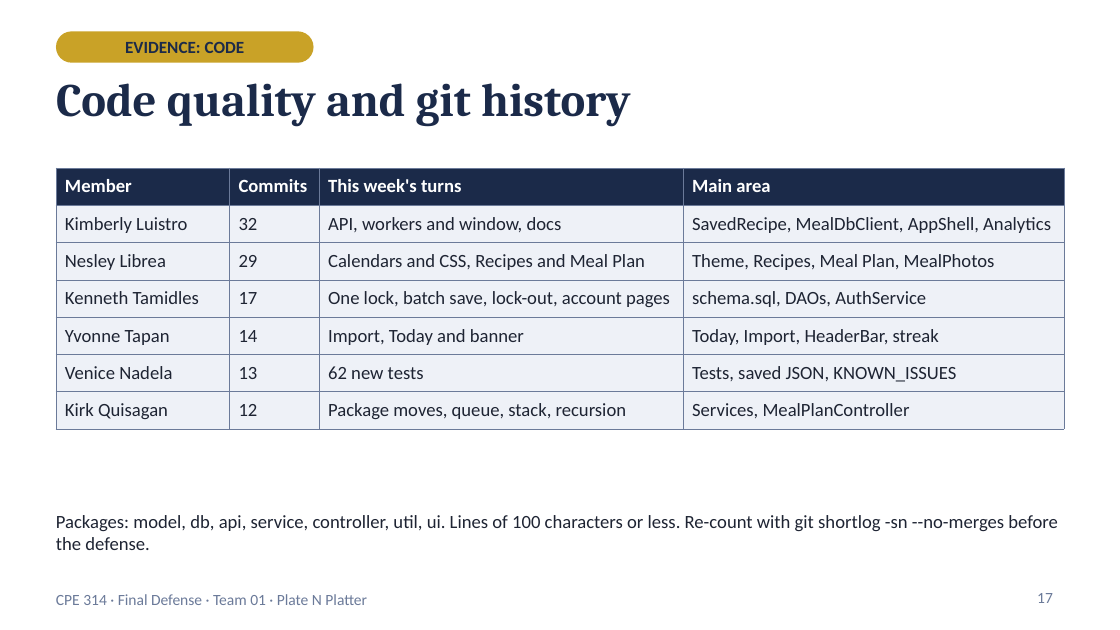
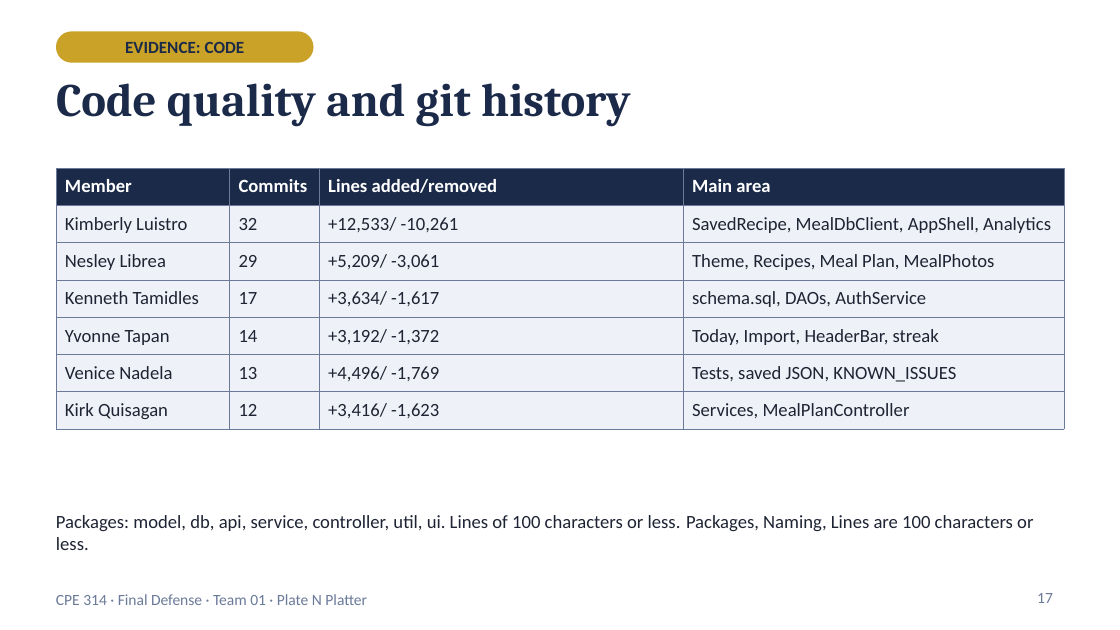
Before and after one commit to Kimonooo/cpe314-69167-capstoneteam-Meal_plannerGroup1, a slide deck: slide 17 of docs/PlateNPlatter_Final_Defense.pptx. Drawn at 1120x630 pixels with LibreOffice and Linux fonts; fonts in the diff are those of the drawing. Boxes give left, top, right and bottom in pixels: in the first picture for what was removed or moved away, otherwise in the second. Text is boxed around its words. In the diff, an @@ line names an element or a change of style, - is before the commit and + after.

```diff
--- a/docs/PlateNPlatter_Final_Defense.pptx
+++ b/docs/PlateNPlatter_Final_Defense.pptx
@@ table at bbox=[56, 168, 1064, 429] @@
-row 1, column 3: This week's turns
+row 1, column 3: Lines added/removed
-row 2, column 3: API, workers and window, docs
+row 2, column 3: +12,533/ -10,261
-row 3, column 3: Calendars and CSS, Recipes and Meal Plan
+row 3, column 3: +5,209/ -3,061
-row 4, column 3: One lock, batch save, lock-out, account pages
+row 4, column 3: +3,634/ -1,617
-row 5, column 3: Import, Today and banner
+row 5, column 3: +3,192/ -1,372
-row 6, column 3: 62 new tests
+row 6, column 3: +4,496/ -1,769
-row 7, column 3: Package moves, queue, stack, recursion
+row 7, column 3: +3,416/ -1,623
@@ text at bbox=[56, 515, 1033, 550]: text changed @@
-Packages: model, db, api, service, controller, util, ui. Lines of 100 characters or less. Re-count with git shortlog -sn --no-merges before the defense.
+Packages: model, db, api, service, controller, util, ui. Lines of 100 characters or less. Packages, Naming, Lines are 100 characters or less.
```
Also in this commit, not shown: 5 other slides changed, 1 slide added.
